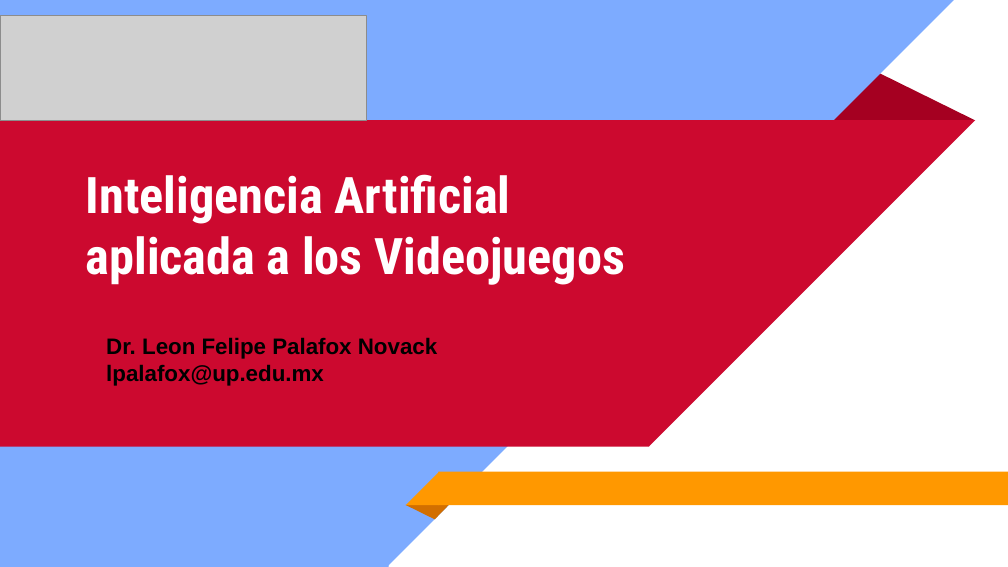
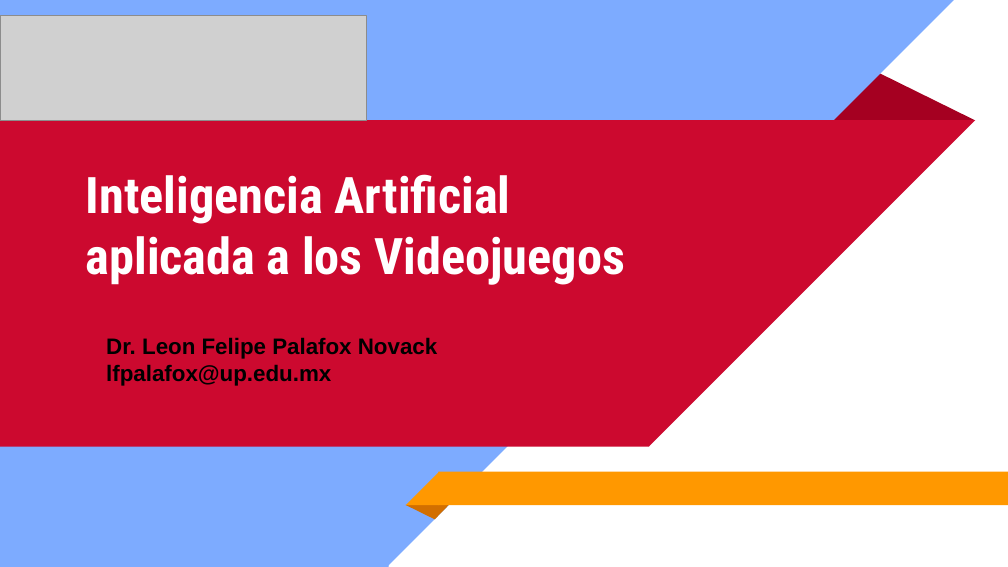
Before and after one commit to leonpalafox/aiclase_videojuegos, a slide deck: slide 1 of Slides/UPAI2020_2.pptx. Drawn at 1008x567 pixels with LibreOffice and Linux fonts; fonts in the diff are those of the drawing; grey boxes stand for pictures. Boxes give left, top, right and bottom in pixels: in the first picture for what was removed or moved away, otherwise in the second. Text is boxed around its words. In the diff, an @@ line names an element or a change of style, - is before the commit and + after.

```diff
--- a/Slides/UPAI2020_2.pptx
+++ b/Slides/UPAI2020_2.pptx
@@ text at (106,364,331,386): text changed @@
-lpalafox@up.edu.mx
+lfpalafox@up.edu.mx
```
Also in this commit, not shown: 22 other slides changed, 5 other files.
